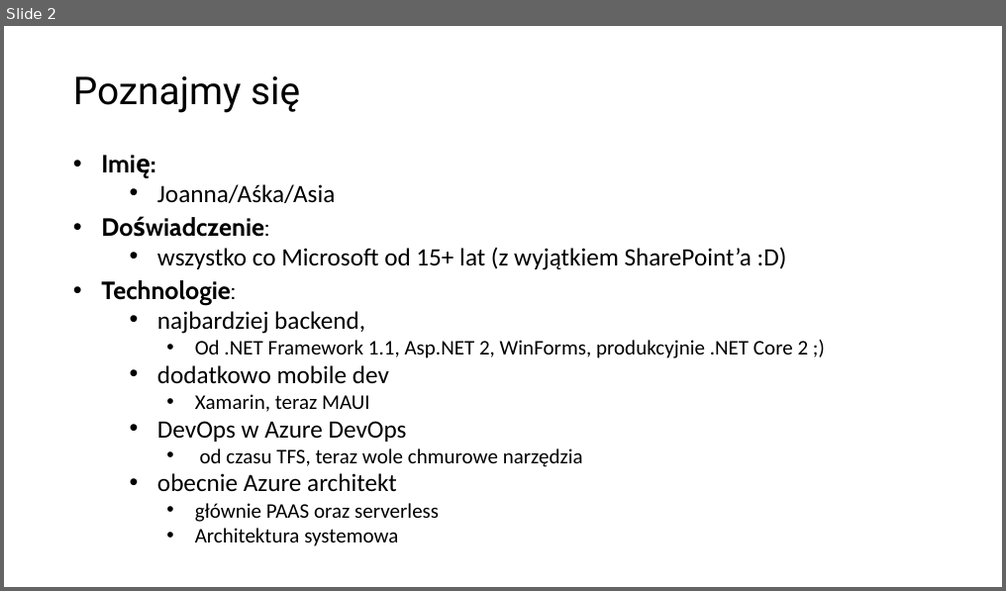
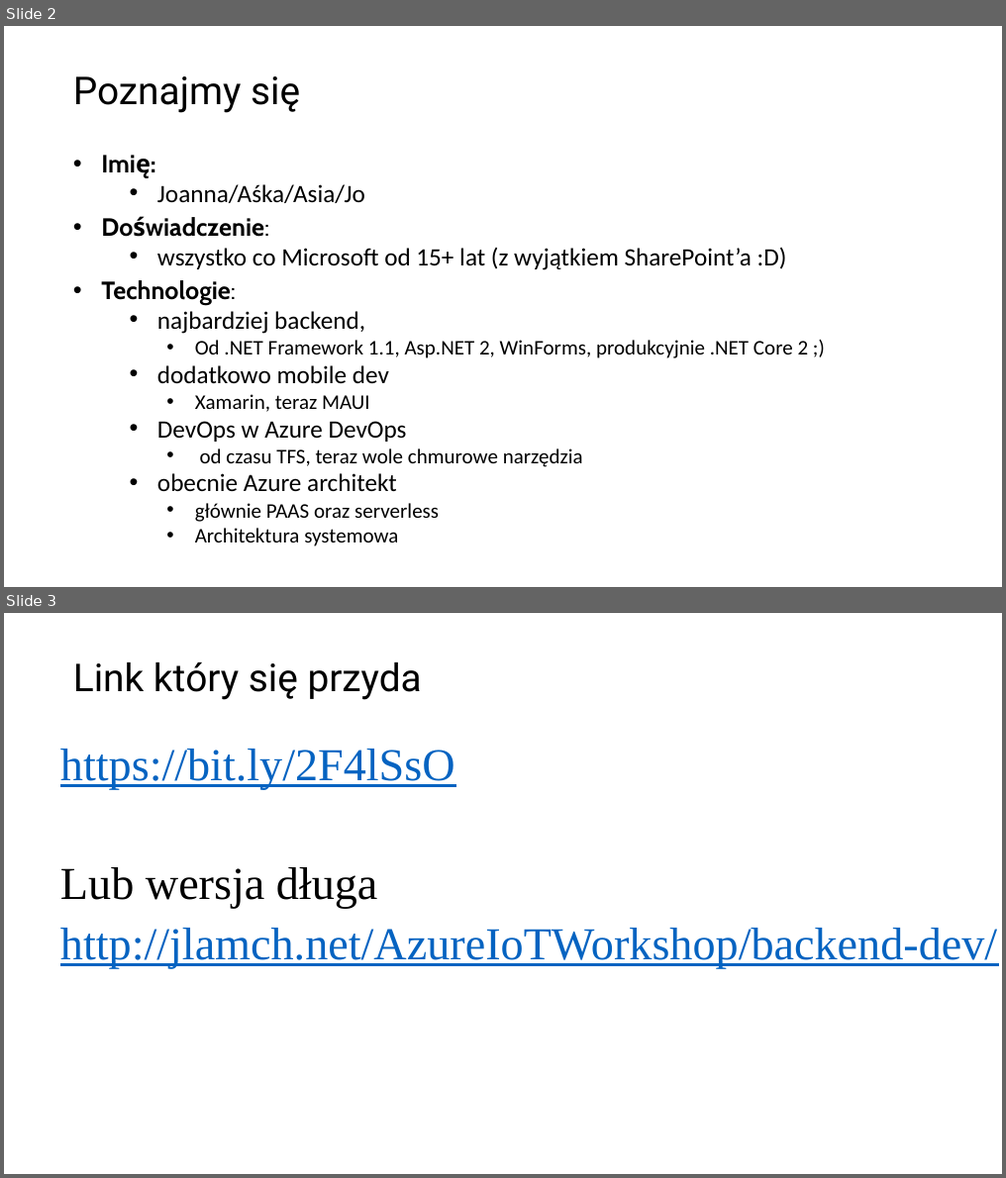
Before and after one commit to jlamch/.net-core, a slide deck: 0. About me.pptx. Shown one above the other, each under a label of ours: slide 2 before the commit, slides 2 and 3 after it. The pictures are 1006x591 and 1006x1178 pixels, drawn with LibreOffice and Linux fonts; fonts in the diff are those of the drawing. Boxes give left, top, right and bottom in pixels: in the first picture for what was removed or moved away, otherwise in the second. Text is boxed around its words. In the diff, an @@ line names an element or a change of style, - is before the commit and + after.

```diff
--- a/0. About me.pptx
+++ b/0. About me.pptx
@@ slide 3 added at [4, 613, 1002, 1174], background #FFFFFF @@
@@ text added at [73, 663, 422, 700], 37 pt, text #000000 @@
+Link który się przyda
@@ text added at [60, 749, 997, 968], 44 pt, text #0563C1, underline @@
+https://bit.ly/2F4lSsO
+Lub wersja długa
+http://jlamch.net/AzureIoTWorkshop/backend-dev/
@@ slide 2 changed as well @@
@@ text at [157, 184, 365, 203]: text changed @@
-  • Joanna/Aśka/Asia
+  • Joanna/Aśka/Asia/Jo
```
Also in this commit, not shown: 1 other slide changed, 1 other slide added, 7 other files.
